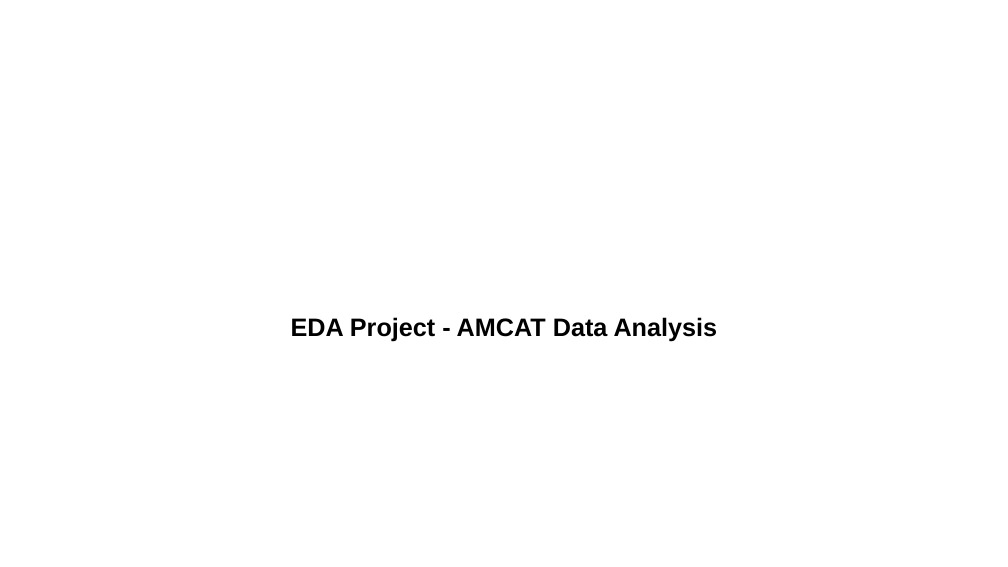
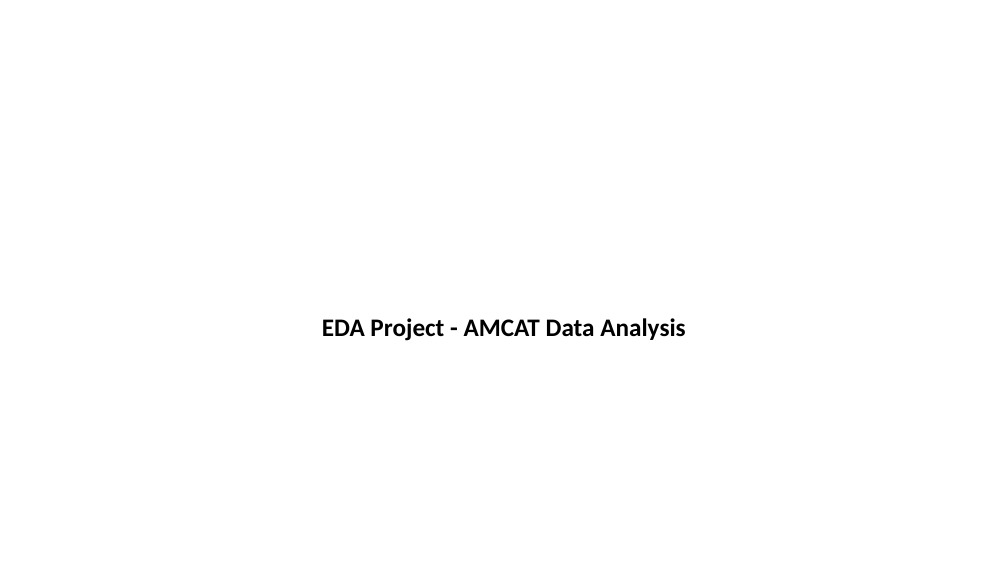
Before and after one commit to KajalDaga/AMCAT-Analysis, a slide deck: slide 1 of Innomatics_Project_AMCAT_Analysis.pptx. Drawn at 1008x567 pixels with LibreOffice and Linux fonts; fonts in the diff are those of the drawing; background and template pictures are left out. Boxes give left, top, right and bottom in pixels: in the first picture for what was removed or moved away, otherwise in the second. Text is boxed around its words. In the diff, an @@ line names an element or a change of style, - is before the commit and + after.

```diff
--- a/Innomatics_Project_AMCAT_Analysis.pptx
+++ b/Innomatics_Project_AMCAT_Analysis.pptx
@@ text "EDA Project - AMCAT Data ..." at box(322, 318, 685, 341): font Arial to Calibri @@
```
Also in this commit, not shown: 4 other slides changed.
